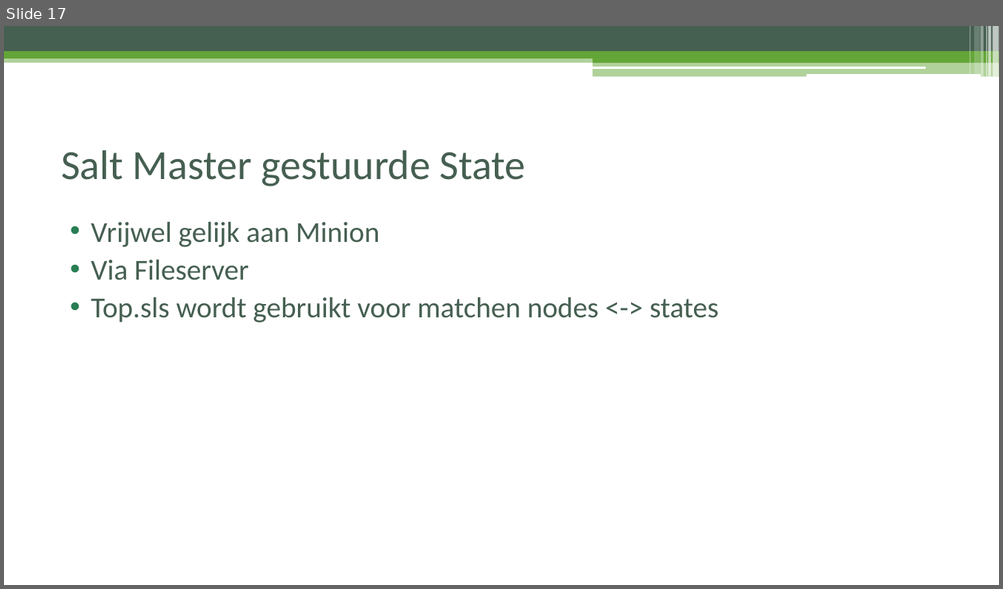
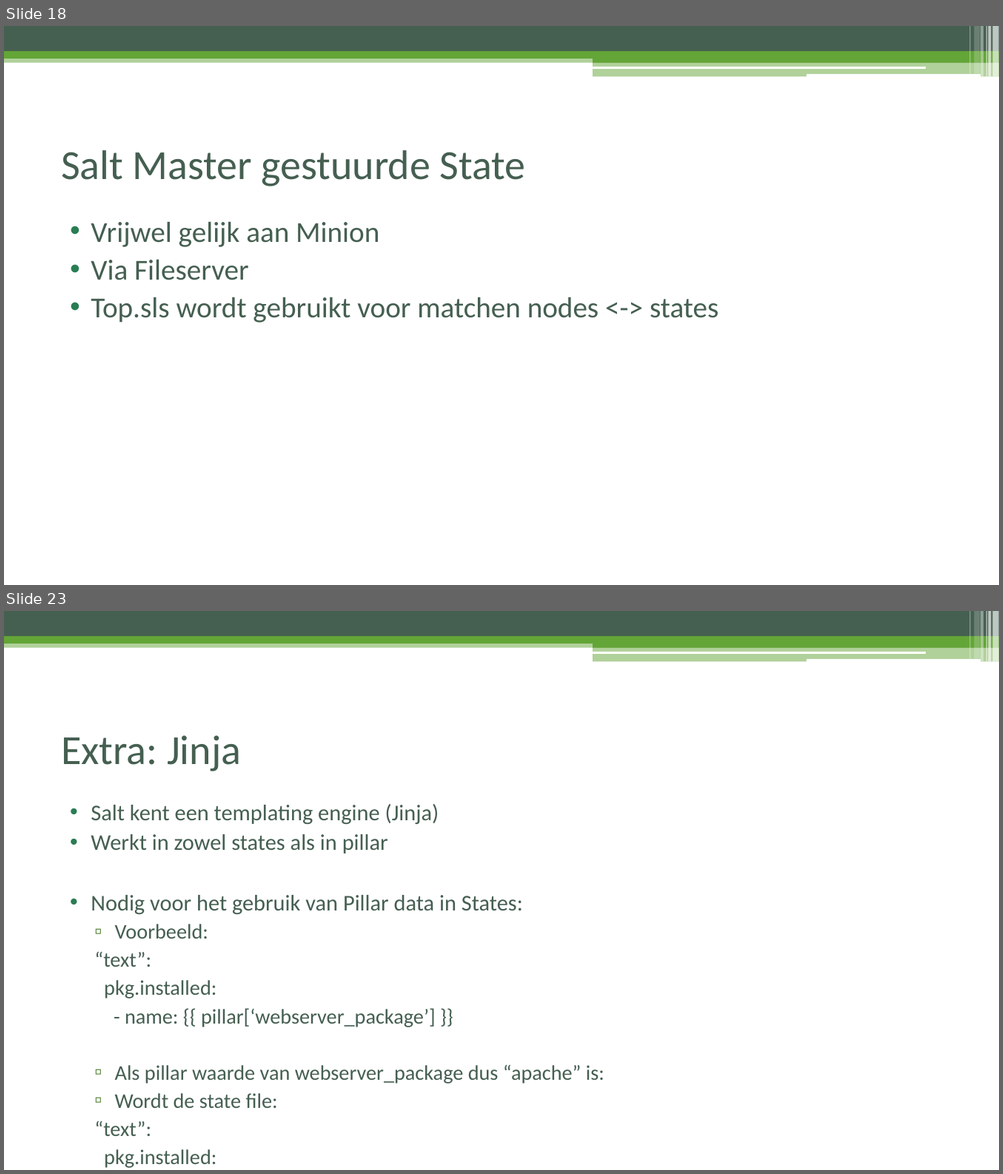
Before and after one commit to FireDrunk/salt-training, a slide deck: presentation.pptx. Shown one above the other, each under a label of ours: slide 17 before the commit, slides 18 and 23 after it; the slides between them are not shown. The pictures are 1003x589 and 1003x1174 pixels, drawn with LibreOffice and Linux fonts; fonts in the diff are those of the drawing. Boxes give left, top, right and bottom in pixels: in the first picture for what was removed or moved away, otherwise in the second. Text is boxed around its words. In the diff, an @@ line names an element or a change of style, - is before the commit and + after.

```diff
--- a/presentation.pptx
+++ b/presentation.pptx
@@ slide 23 added at [4, 611, 999, 1170], background #FFFFFF; not listed: 13 template elements that a slide beside it also shows @@
@@ title added at [61, 735, 241, 772], 40 pt, text #455F51 @@
+Extra: Jinja
@@ text added at [91, 804, 604, 1136], 20.1 pt, text #455F51 @@
+• Salt kent een templating engine (Jinja)
+• Werkt in zowel states als in pillar
+• Nodig voor het gebruik van Pillar data in States:
+  ▫ Voorbeeld:
+  “text”:
+  pkg.installed:
+  - name: {{ pillar[‘webserver_package’] }}
+  ▫ Als pillar waarde van webserver_package dus “apache” is:
+  ▫ Wordt de state file:
+  “text”:
+  pkg.installed:
+  - name: apache
@@ what was slide 17 is now slide 18 @@
```
Also in this commit, not shown: 5 slides changed, 3 other slides added, 1 slide removed, 11 other files.
